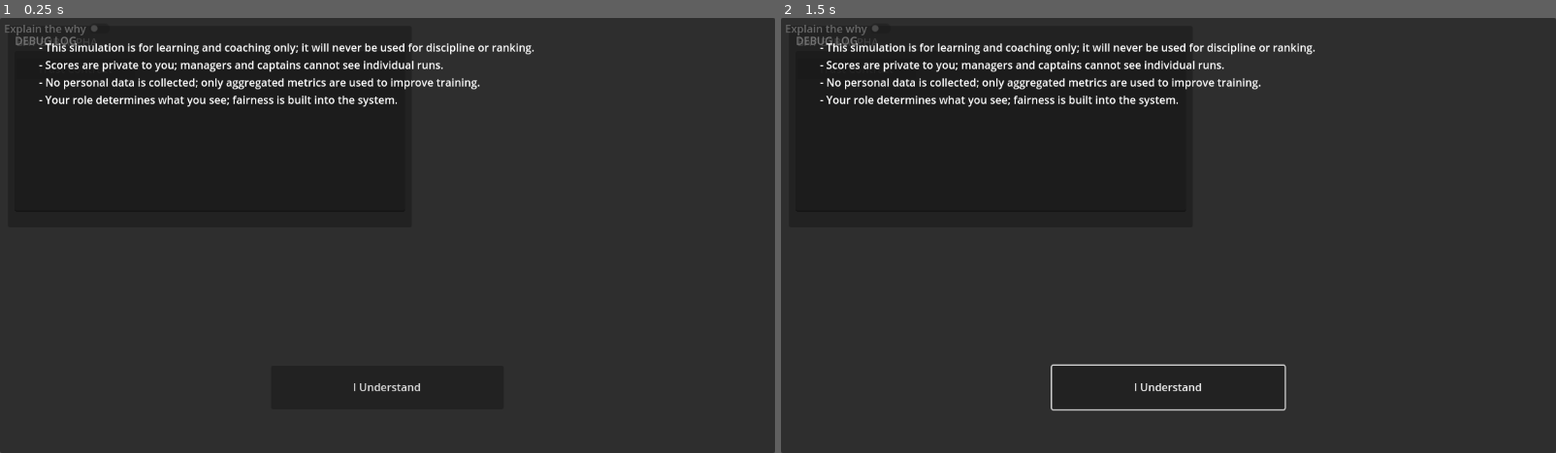
Above: before the commit, frames 1-2 (left to right).
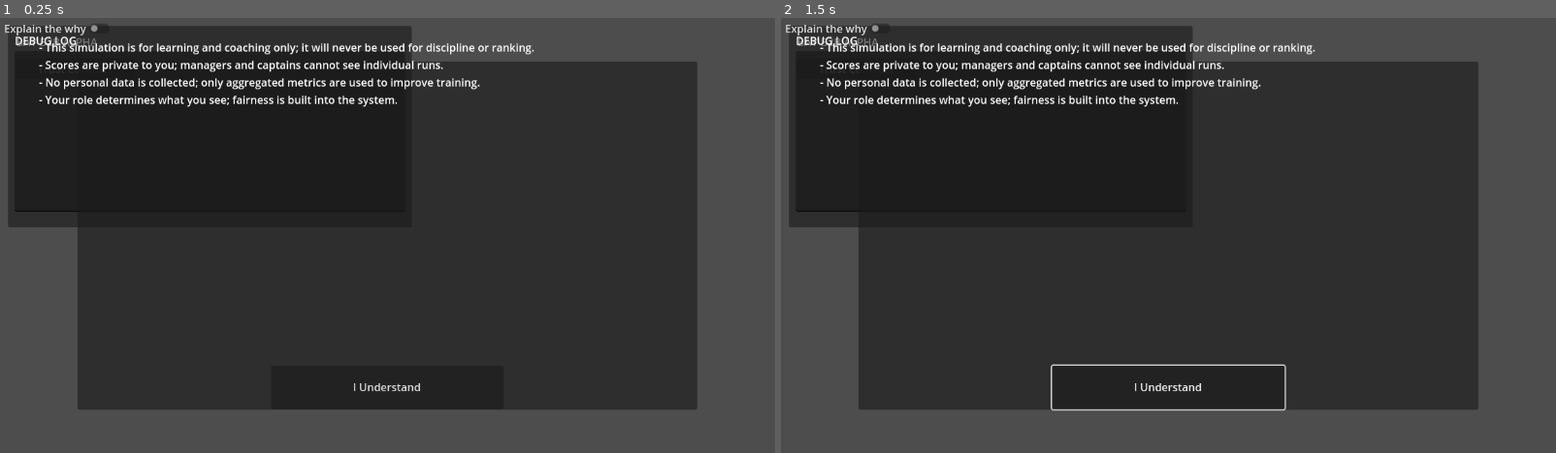
Above: after the commit, the same moments.

Repository: donotworryitisme-boop/wots-alpha
Game: Godot game, scene res://scenes/Main.tscn
The game is run twice, just before and just after one commit, with the same random seed, the same clock (stepped at 60 frames per second) and the same inputs.
Inputs:
- Up to frame 1 (0.25 s): no input
- Up to frame 2 (1.5 s): click "I Understand" at 0.5 s; click "Trust Contract" at 1.25 s

The runs differ from the first frame. In frame 1, 28% of the frame differs, in the area x 0-100%, y 0-100%; in frame 2, 28%.
Error before the commit: Cannot call method 'connect' on a null value. (res://scripts/TrustContract.gd:10)
Error after the commit: Parse Error: Assignment is not allowed inside an expression. (res://scripts/TrustContract.gd:10)

Commit message:
BAY-ALPHA008

Diff:
--- a/scripts/TrustContract.gd
+++ b/scripts/TrustContract.gd
@@ -3,11 +3,13 @@
 
 signal accepted
 
-# Handles the Trust Contract overlay: shows text and emits when accepted.
+# Handles the Trust Contract overlay: emits when accepted.
 
 func _ready() -> void:
-	# Connect the accept button signal
-	$AcceptButton.connect("pressed", Callable(self, "_on_accept_pressed"))
+	# Find the AcceptButton anywhere in this scene and connect its signal.
+	var accept_button := find_node("AcceptButton", recursive=true)
+	if accept_button:
+		accept_button.connect("pressed", Callable(self, "_on_accept_pressed"))
 
 func _on_accept_pressed() -> void:
 	# Save a file to indicate the contract has been seen
--- a/ui/TrustContract.tscn
+++ b/ui/TrustContract.tscn
@@ -1,22 +1,36 @@
-[gd_scene load_steps=2 format=3]
+[gd_scene load_steps=2 format=3 uid="uid://dingu4is7rsyq"]
 
-[ext_resource path="res://scripts/TrustContract.gd" type="Script" id=1]
+[ext_resource type="Script" uid="uid://dbg8uk1qnu80w" path="res://scripts/TrustContract.gd" id="1"]
 
-[node name="TrustContract" type="Panel"]
+[node name="TrustContract" type="Control"]
+layout_mode = 3
+anchors_preset = 15
 anchor_right = 1.0
 anchor_bottom = 1.0
-visible = false
-script = ExtResource(1)
+grow_horizontal = 2
+grow_vertical = 2
+script = ExtResource("1")
 
-[node name="Text" type="Label" parent="TrustContract"]
+[node name="Panel" type="Panel" parent="."]
+layout_mode = 0
+anchor_left = 0.1
+anchor_top = 0.1
+anchor_right = 0.9
+anchor_bottom = 0.9
+
+[node name="Text" type="Label" parent="."]
+layout_mode = 0
 anchor_left = 0.05
 anchor_top = 0.05
 anchor_right = 0.95
 anchor_bottom = 0.75
-autowrap = true
-text = "- This simulation is for learning and coaching only; it will never be used for discipline or ranking.\n- Scores are private to you; managers and captains cannot see individual runs.\n- No personal data is collected; only aggregated metrics are used to improve training.\n- Your role determines what you see; fairness is built into the system."
+text = "- This simulation is for learning and coaching only; it will never be used for discipline or ranking.
+- Scores are private to you; managers and captains cannot see individual runs.
+- No personal data is collected; only aggregated metrics are used to improve training.
+- Your role determines what you see; fairness is built into the system."
 
-[node name="AcceptButton" type="Button" parent="TrustContract"]
+[node name="AcceptButton" type="Button" parent="."]
+layout_mode = 0
 anchor_left = 0.35
 anchor_top = 0.8
 anchor_right = 0.65
